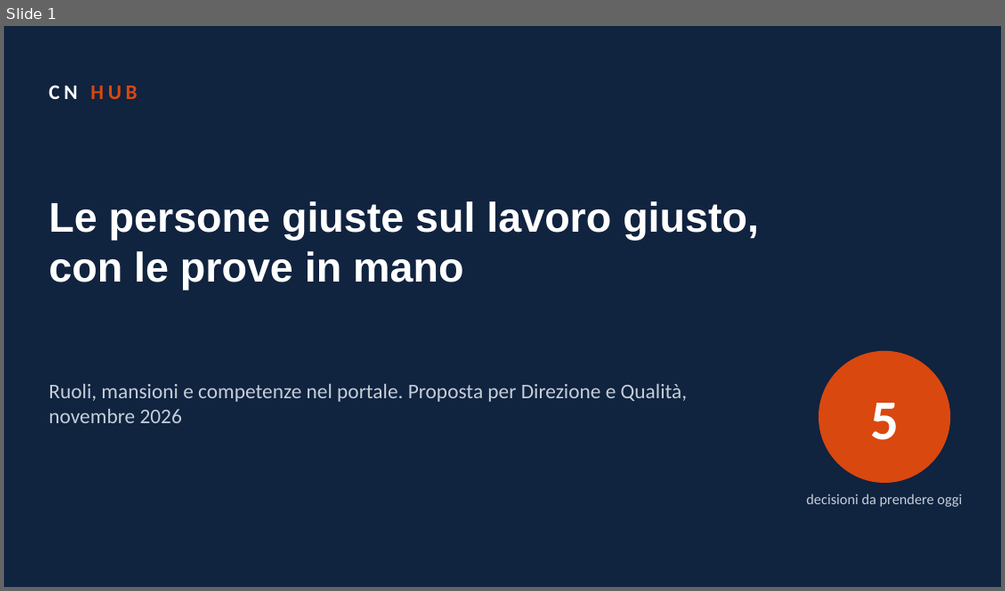
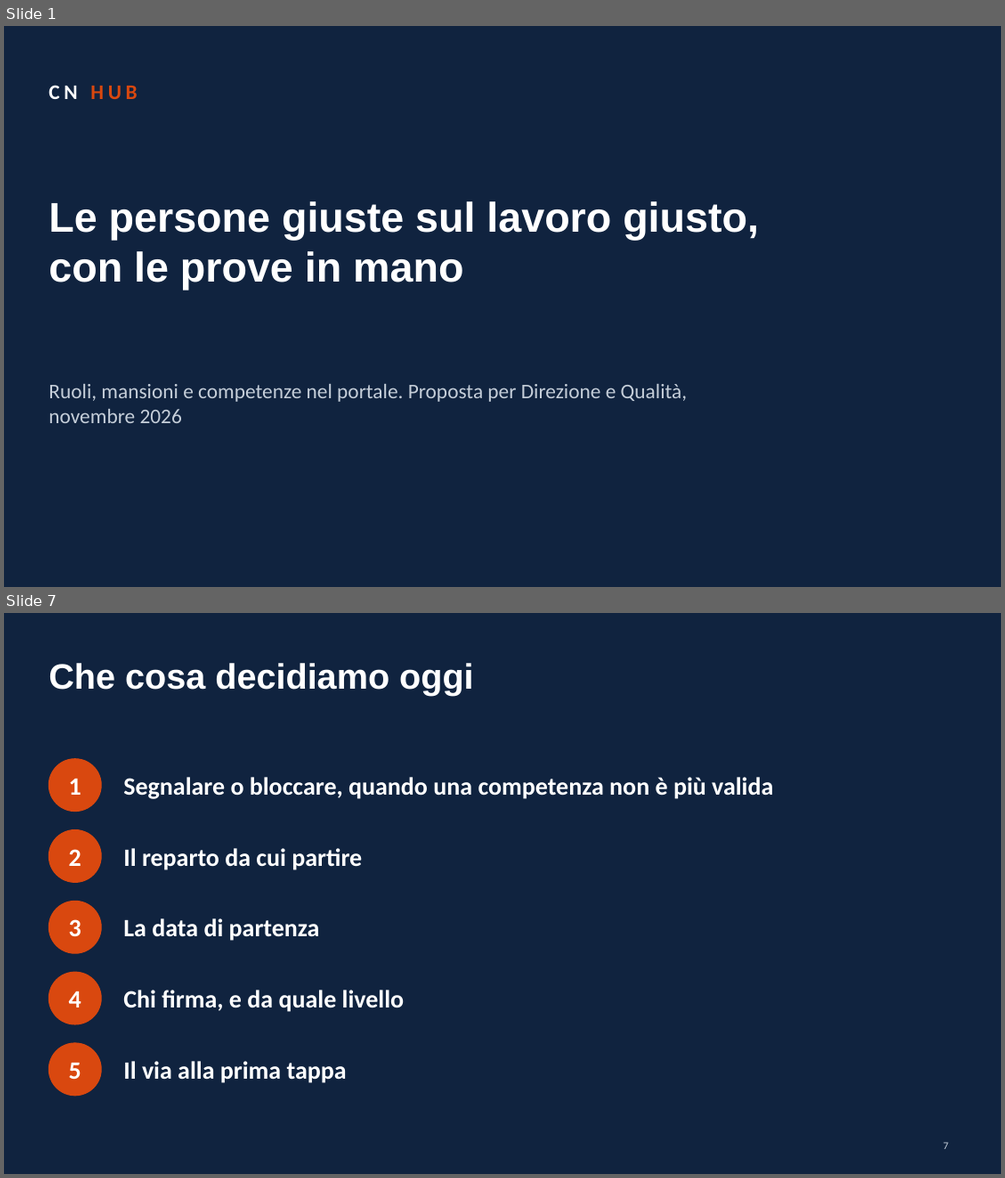
Before and after one commit to brividich/CRM-Brizio, a slide deck: docs/feasibility/ruoli-mansioni-competenze/Fattibilita_RMC_Presentazione.pptx. Shown one above the other, each under a label of ours: slide 1 before the commit, slides 1 and 7 after it; the slides between them are not shown. The pictures are 1005x591 and 1005x1178 pixels, drawn with LibreOffice and Linux fonts; fonts in the diff are those of the drawing. Boxes give left, top, right and bottom in pixels: in the first picture for what was removed or moved away, otherwise in the second. Text is boxed around its words. In the diff, an @@ line names an element or a change of style, - is before the commit and + after.

```diff
--- a/docs/feasibility/ruoli-mansioni-competenze/Fattibilita_RMC_Presentazione.pptx
+++ b/docs/feasibility/ruoli-mansioni-competenze/Fattibilita_RMC_Presentazione.pptx
@@ slide 7 added at [4, 613, 1001, 1174], background #10233F @@
@@ title added at [48, 663, 474, 696], 34 pt, text #FFFFFF, bold @@
+Che cosa decidiamo oggi
@@ ellipse added at [48, 759, 101, 811], fill #D9480F, outline #D9480F 1 pt @@
@@ text added at [69, 778, 81, 795], 24 pt, text #FFFFFF, bold @@
+1
@@ text added at [123, 777, 773, 799], 24 pt, text #FFFFFF, bold @@
+Segnalare o bloccare, quando una competenza non è più valida
@@ ellipse added at [48, 830, 101, 882], fill #D9480F, outline #D9480F 1 pt @@
@@ text added at [69, 849, 81, 866], 24 pt, text #FFFFFF, bold @@
+2
@@ text added at [123, 848, 362, 870], 24 pt, text #FFFFFF, bold @@
+Il reparto da cui partire
@@ ellipse added at [48, 900, 101, 953], fill #D9480F, outline #D9480F 1 pt @@
@@ text added at [69, 919, 81, 936], 24 pt, text #FFFFFF, bold @@
+3
@@ text added at [123, 918, 320, 941], 24 pt, text #FFFFFF, bold @@
+La data di partenza
@@ ellipse added at [48, 972, 101, 1024], fill #D9480F, outline #D9480F 1 pt @@
@@ text added at [69, 990, 81, 1007], 24 pt, text #FFFFFF, bold @@
+4
@@ text added at [123, 989, 404, 1012], 24 pt, text #FFFFFF, bold @@
+Chi firma, e da quale livello
@@ ellipse added at [48, 1043, 101, 1095], fill #D9480F, outline #D9480F 1 pt @@
@@ text added at [69, 1062, 81, 1078], 24 pt, text #FFFFFF, bold @@
+5
@@ text added at [123, 1061, 347, 1083], 24 pt, text #FFFFFF, bold @@
+Il via alla prima tappa
@@ page number added at [943, 1142, 948, 1149], 10 pt, text #C5CED9 @@
+7
@@ slide 1 changed as well @@
@@ ellipse removed at [819, 351, 950, 483] @@
@@ text removed at [870, 402, 898, 440] @@
-5
@@ text removed at [806, 493, 962, 507] @@
-decisioni da prendere oggi
```
Also in this commit, not shown: 3 other slides changed, 2 other slides added, 8 slides removed, 17 other files.
